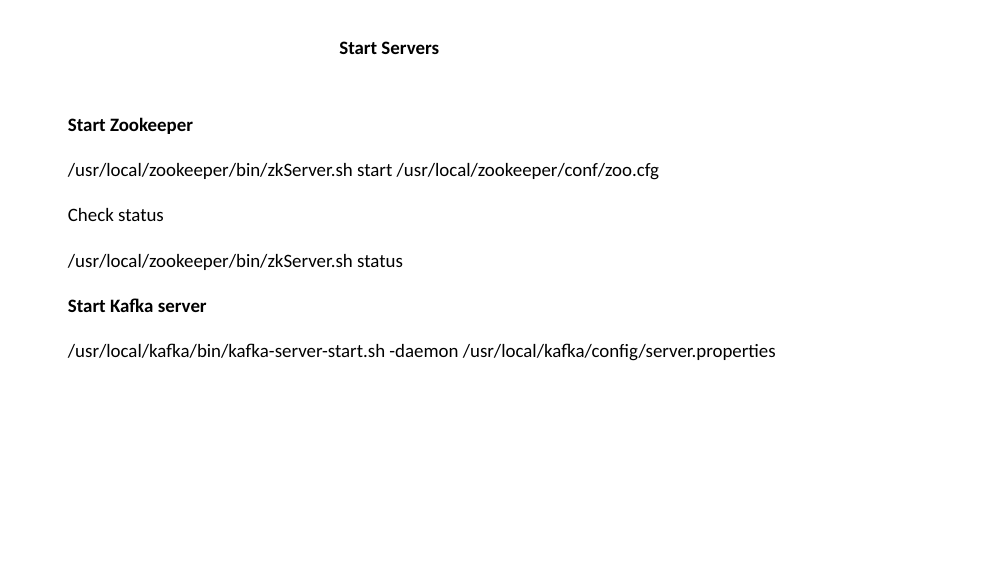
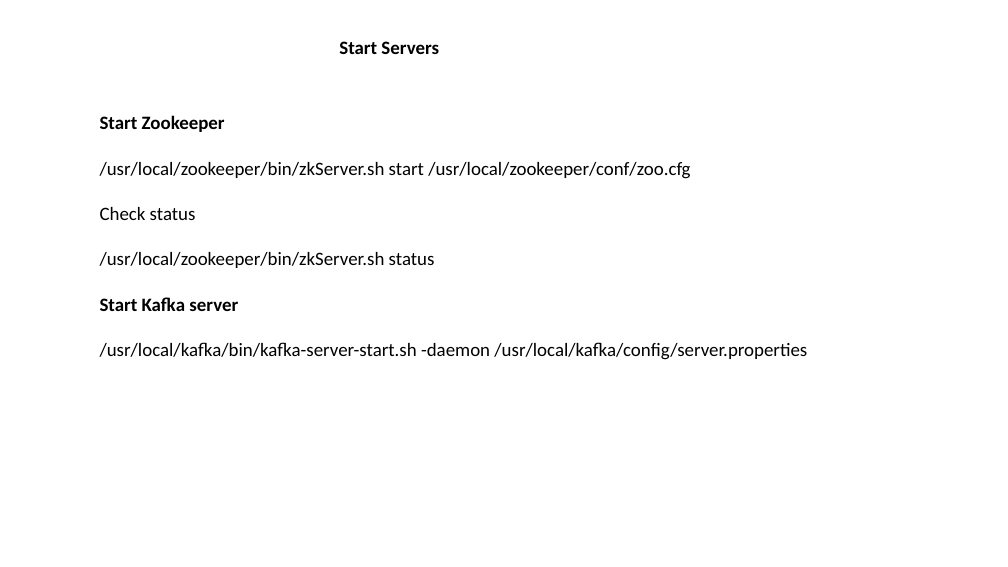
Before and after one commit to aashmishra/Bigdata_ppt, a slide deck: slide 9 of kafka.pptx. Drawn at 1008x567 pixels with LibreOffice and Linux fonts; fonts in the diff are those of the drawing. Boxes give left, top, right and bottom in pixels: in the first picture for what was removed or moved away, otherwise in the second. Text is boxed around its words. In the diff, an @@ line names an element or a change of style, - is before the commit and + after.

```diff
--- a/kafka.pptx
+++ b/kafka.pptx
@@ text "Start Zookeeper": place and size @@
-text "Start Zookeeper" at <box>68,117,776,361</box>
+text "Start Zookeeper" at <box>100,115,807,360</box>
```
Also in this commit, not shown: 7 other slides changed, 1 slide added, 1 slide removed.
